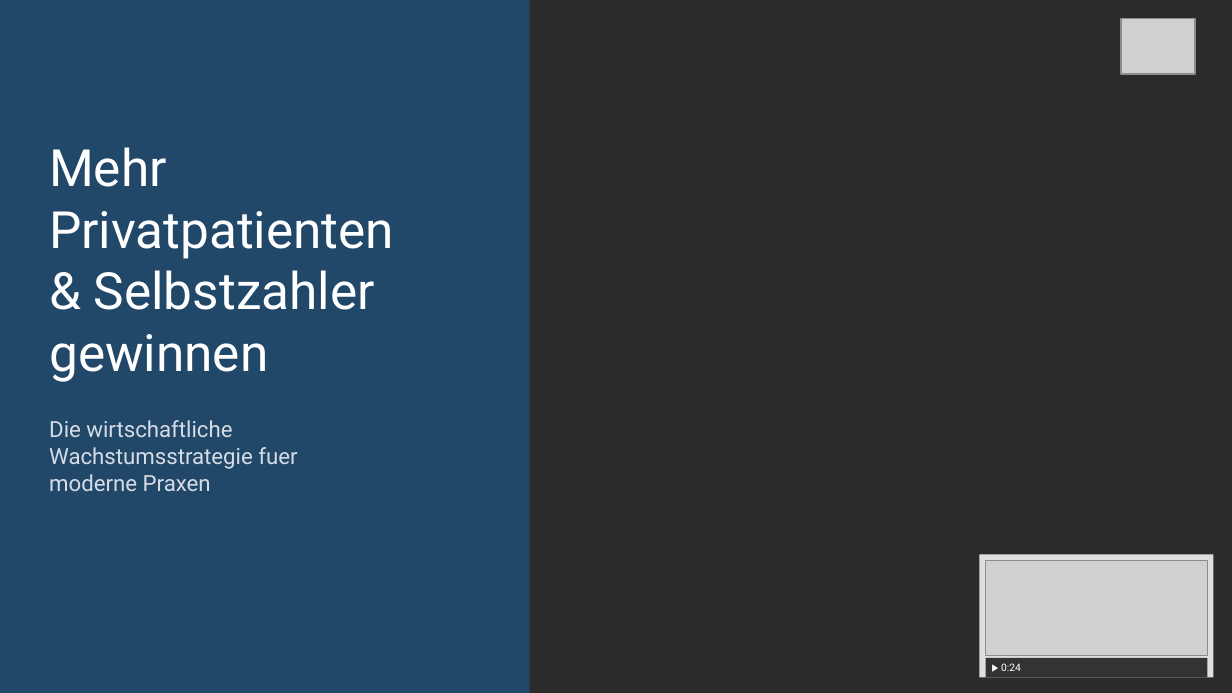
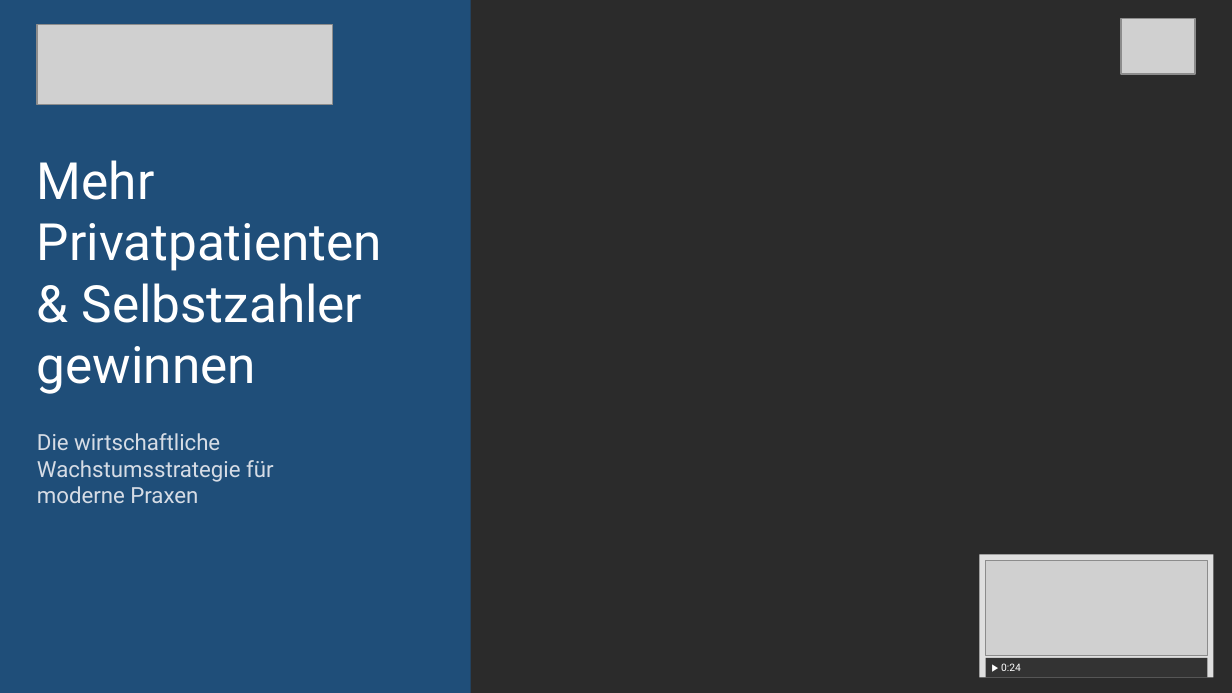
Before and after one commit to Dereinkommensberater/elevator42-kurs, a slide deck: slide 1 of praesentationen-pptx/Elevator42_Modul8_Slides.pptx. Drawn at 1232x693 pixels with LibreOffice and Linux fonts; fonts in the diff are those of the drawing; grey boxes stand for pictures; background and template pictures are left out; a plain dark background stands for a picture behind light text. Boxes give left, top, right and bottom in pixels: in the first picture for what was removed or moved away, otherwise in the second. Text is boxed around its words. In the diff, an @@ line names an element or a change of style, - is before the commit and + after.

```diff
--- a/praesentationen-pptx/Elevator42_Modul8_Slides.pptx
+++ b/praesentationen-pptx/Elevator42_Modul8_Slides.pptx
@@ rectangle: place and size @@
-rectangle at bbox=[0, 0, 530, 693]
+rectangle at bbox=[0, 0, 471, 693]
@@ rectangle at bbox=[0, 0, 471, 693]: fill #1F4E79 at 80% opacity to #1F4E79 @@
@@ picture added at bbox=[37, 25, 333, 105] @@
@@ text "Mehr": place and size @@
-text "Mehr" at bbox=[49, 147, 394, 382]
+text "Mehr" at bbox=[37, 160, 382, 394]
@@ text "Die wirtschaftliche": place and size @@
-text "Die wirtschaftliche" at bbox=[49, 420, 297, 491]
+text "Die wirtschaftliche" at bbox=[37, 433, 273, 503]
@@ text at bbox=[37, 460, 273, 482]: text changed @@
-Wachstumsstrategie fuer
+Wachstumsstrategie für
```
Also in this commit, not shown: 5 other slides changed, 2 slides added, 1 slide removed, 53 other files.
